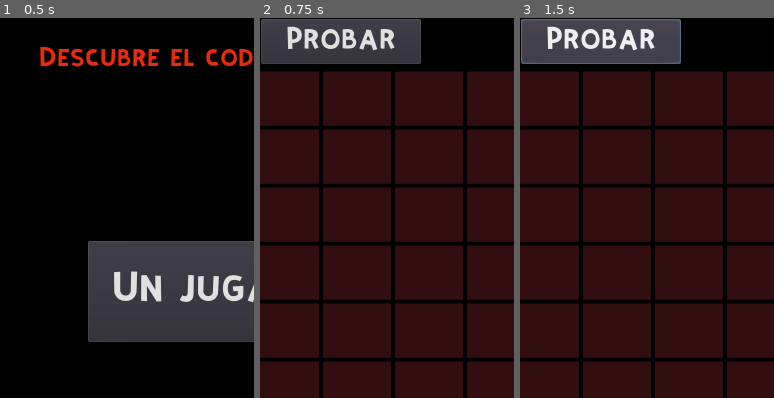
Above: before the commit, frames 1-3 (left to right).
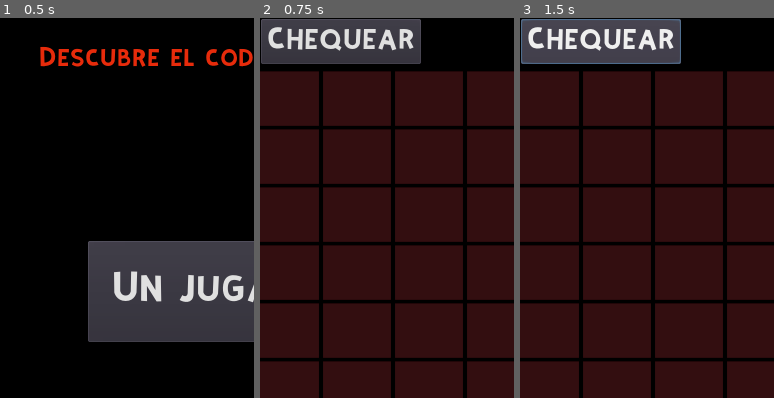
Above: after the commit, the same moments.

Repository: jalfonsocu/guessthecode
Game: Godot game, scene res://Intro.tscn
Two runs of this game, one before a commit and one after it. Both use one fixed random seed, a clock stepped at 60 frames per second and the inputs below.
Inputs:
- Up to frame 1 (0.5 s): no input
- Up to frame 2 (0.75 s): click "Un jugador" at 0.5 s
- Up to frame 3 (1.5 s): click "Probar" (after the commit: "Chequear") at 1.25 s
The pictures show only the part of the screen within x 2-52%, y 1-51%; the shares and areas given below are measured in that part.

Frame 1 is identical in both runs. In frame 2, 1.6% of the frame differs, in the area x 3-61%, y 2-9%; in frame 3, 1.6%.

Commit message:
Funcional

Diff:
--- a/Main.gd
+++ b/Main.gd
@@ -40,16 +40,18 @@
 		else:
 			var blancas = 0
 			var negras = 0
-			var temporal_code = code_to_evaluate
+			var temporal_code = Global.code.duplicate(true)
+			var temporal_evaluate = code_to_evaluate.duplicate(true)
 
 			for i in range(5):
 				for j in range(5):
-					if Global.code[i] == code_to_evaluate[j] && temporal_code[j] != -1:
+					if temporal_code[i] == temporal_evaluate[j] && temporal_evaluate[j] != -1:
 						if(i == j):
 							negras = negras +1
 						else:
 							blancas = blancas + 1
-						temporal_code[j] = -1
+						temporal_code[i] = -1
+						temporal_evaluate[j] = -1
 
 			#var cx :Vector2 = [[game_enabled_row,5]]
 			tilemap_puntos.set_cellv(Vector2(5, game_enabled_row), blancas )
--- a/Main.tscn
+++ b/Main.tscn
@@ -192,7 +192,7 @@
 margin_right = 172.0
 margin_bottom = 52.0
 custom_fonts/font = SubResource( 1 )
-text = "Probar"
+text = "Chequear"
 
 [node name="TileMapPuntos" type="TileMap" parent="."]
 tile_set = SubResource( 2 )
